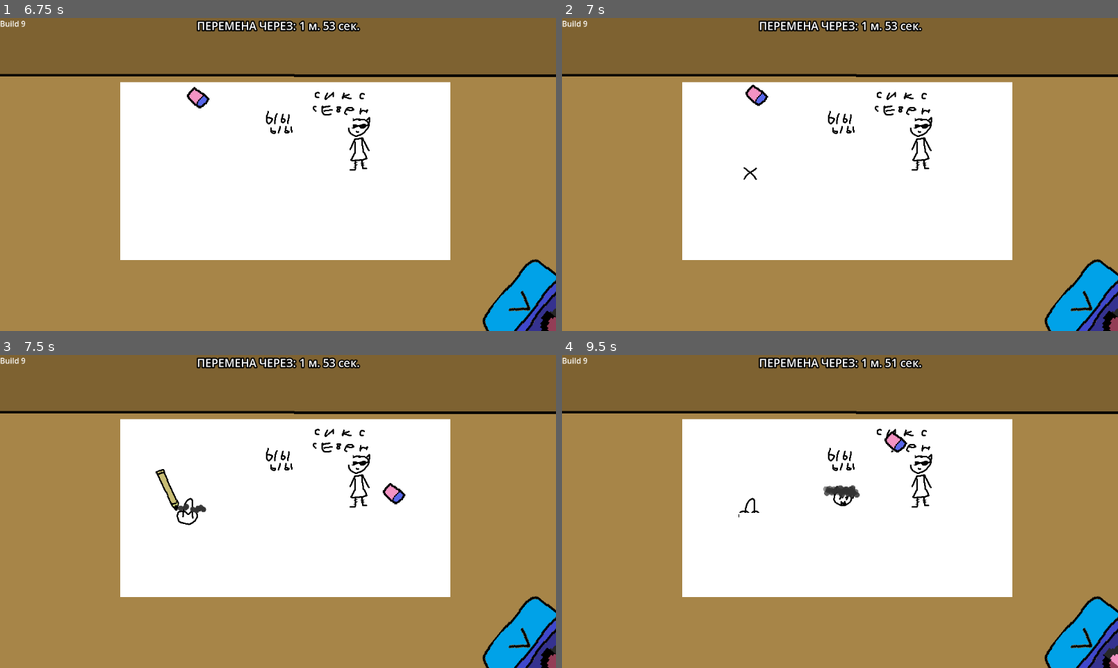
Above: before the commit, frames 1-4 (two rows, left to right).
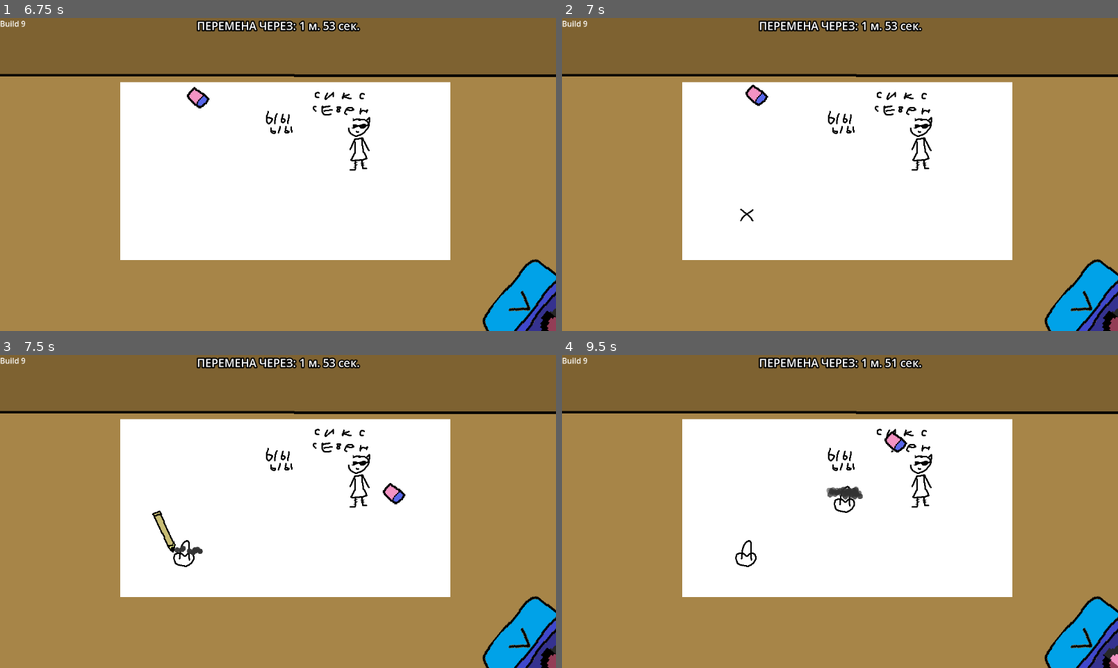
Above: after the commit, the same moments.

Repository: AmongRyzh/maxter-s-jam-2026
Game: Godot game, scene res://gameplay.tscn
The game is run twice, just before and just after one commit, with the same random seed, the same clock (stepped at 60 frames per second) and the same inputs. The engine's default icon, where the game draws it, is replaced by a stand-in: a white triangle on a blue panel in a dark square.
Inputs (mouse positions are in pixels of both pictures, inside the frame that each line leads up to):
- Up to frame 1 (6.75 s): click "Начать" at 0.5 s; move the mouse to (517, 299) at 1.27 s; click (517, 299) at 1.42 s; move the mouse to (422, 227) at 2.02 s; click (422, 227) at 2.17 s; move the mouse to (333, 105) at 2.77 s; click (333, 105) at 2.92 s; move the mouse to (250, 237) at 3.52 s; click (250, 237) at 3.67 s; move the mouse to (444, 221) at 4.27 s; click (444, 221) at 4.42 s; move the mouse to (111, 127) at 5.02 s; click (111, 127) at 5.17 s; move the mouse to (305, 174) at 5.77 s; click (305, 174) at 5.92 s; move the mouse to (194, 96) at 6.52 s; click (194, 96) at 6.67 s
- Up to frame 2 (7 s): no input
- Up to frame 3 (7.5 s): tap Enter at 7.25 s; move the mouse to (400, 495) at 7.27 s; click (400, 495) at 7.42 s
- Up to frame 4 (9.5 s): move the mouse to (728, 527) at 8.02 s; click (728, 527) at 8.17 s; move the mouse to (895, 442) at 8.77 s; click (895, 442) at 8.92 s

Frame 1 is identical in both runs. In frame 2, less than 0.1% of the frame differs, in the area x 32-36%, y 47-66%; in frame 3, 0.8%, in the area x 27-38%, y 36-68%; in frame 4, 0.4%.

Commit message:
сфх-ы, фиксы по мелочи

Diff:
--- a/arc_projectile/additional_painter_image.tscn
+++ b/arc_projectile/additional_painter_image.tscn
@@ -4,6 +4,8 @@
 [ext_resource type="Script" uid="uid://bjgg4hau4g8qm" path="res://painter_image.gd" id="1_xm1sw"]
 [ext_resource type="Texture2D" uid="uid://dclgstmi4mv7i" path="res://dangers/danger_shadow.png" id="2_t1rr4"]
 [ext_resource type="Texture2D" uid="uid://bhwkir1c5lkxj" path="res://arc_projectile/additional_painter_image.png" id="3_o1q1y"]
+[ext_resource type="AudioStream" uid="uid://pkukuho6imha" path="res://sfx/падение.ogg" id="5_ar6na"]
+[ext_resource type="AudioStream" uid="uid://skjqs2qdav6v" path="res://sfx/untitled.ogg" id="6_46dwl"]
 
 [sub_resource type="CircleShape2D" id="CircleShape2D_njsjv"]
 radius = 30.594116
@@ -25,3 +27,12 @@
 [node name="CollisionShape2D" type="CollisionShape2D" parent="." unique_id=1362487608]
 shape = SubResource("CircleShape2D_njsjv")
 disabled = true
+
+[node name="FallSFX" type="AudioStreamPlayer2D" parent="." unique_id=175246664]
+stream = ExtResource("5_ar6na")
+autoplay = true
+bus = &"SFX"
+
+[node name="LandSFX" type="AudioStreamPlayer2D" parent="." unique_id=257787428]
+stream = ExtResource("6_46dwl")
+bus = &"SFX"
--- a/arc_projectile/arc_projectile.gd
+++ b/arc_projectile/arc_projectile.gd
@@ -36,6 +36,9 @@
 	move_and_slide()
 
 func _z_axis_less_than_zero():
+	if !landed:
+		$FallSFX.stop()
+		$LandSFX.play()
 	landed = true
 
 func launch_projectile(initial_pos: Vector2, direction: Vector2, desired_distance: float, desired_angle_deg: float):
--- a/arc_projectile/arc_projectile.tscn
+++ b/arc_projectile/arc_projectile.tscn
@@ -2,6 +2,8 @@
 
 [ext_resource type="Script" uid="uid://dovx7dr28qsj" path="res://arc_projectile/arc_projectile.gd" id="1_16jrj"]
 [ext_resource type="Texture2D" uid="uid://dclgstmi4mv7i" path="res://dangers/danger_shadow.png" id="2_337u2"]
+[ext_resource type="AudioStream" uid="uid://pkukuho6imha" path="res://sfx/падение.ogg" id="3_302jx"]
+[ext_resource type="AudioStream" uid="uid://skjqs2qdav6v" path="res://sfx/untitled.ogg" id="4_7uta3"]
 
 [sub_resource type="PlaceholderTexture2D" id="PlaceholderTexture2D_njsjv"]
 size = Vector2(64, 64)
@@ -21,3 +23,12 @@
 
 [node name="CollisionShape2D" type="CollisionShape2D" parent="." unique_id=350462484]
 shape = SubResource("RectangleShape2D_2gr5k")
+
+[node name="FallSFX" type="AudioStreamPlayer2D" parent="." unique_id=354948742]
+stream = ExtResource("3_302jx")
+autoplay = true
+bus = &"SFX"
+
+[node name="LandSFX" type="AudioStreamPlayer2D" parent="." unique_id=1801764865]
+stream = ExtResource("4_7uta3")
+bus = &"SFX"
--- a/dangers/paper_ball/paper_ball.gd
+++ b/dangers/paper_ball/paper_ball.gd
@@ -34,6 +34,9 @@
 
 func _z_axis_less_than_zero():
 	if !landed:
+		$FallSFX.stop()
+		$LandSFX.play()
+
 		$CollisionShape2D.disabled = false
 		landed = true
 		await get_tree().process_frame
--- a/dangers/paper_ball/paper_ball.tscn
+++ b/dangers/paper_ball/paper_ball.tscn
@@ -3,6 +3,8 @@
 [ext_resource type="Script" uid="uid://bm36orw1mffgd" path="res://dangers/paper_ball/paper_ball.gd" id="1_s7qe7"]
 [ext_resource type="Texture2D" uid="uid://biwwtv4ht1cgd" path="res://dangers/paper_ball/paper_ball.png" id="2_s7qe7"]
 [ext_resource type="Texture2D" uid="uid://dclgstmi4mv7i" path="res://dangers/danger_shadow.png" id="2_ufjfl"]
+[ext_resource type="AudioStream" uid="uid://pkukuho6imha" path="res://sfx/падение.ogg" id="4_p0cks"]
+[ext_resource type="AudioStream" uid="uid://skjqs2qdav6v" path="res://sfx/untitled.ogg" id="5_murr2"]
 
 [sub_resource type="CapsuleShape2D" id="CapsuleShape2D_6ggbv"]
 radius = 19.0
@@ -33,3 +35,12 @@
 rotation = -1.5707964
 shape = SubResource("CapsuleShape2D_s7qe7")
 disabled = true
+
+[node name="FallSFX" type="AudioStreamPlayer2D" parent="." unique_id=1901561912]
+stream = ExtResource("4_p0cks")
+autoplay = true
+bus = &"SFX"
+
+[node name="LandSFX" type="AudioStreamPlayer2D" parent="." unique_id=633639982]
+stream = ExtResource("5_murr2")
+bus = &"SFX"
--- a/dangers/paper_plane/paper_plane.tscn
+++ b/dangers/paper_plane/paper_plane.tscn
@@ -2,6 +2,7 @@
 
 [ext_resource type="Script" uid="uid://chlht28lxh4qk" path="res://dangers/paper_plane/paper_plane.gd" id="1_mgh1e"]
 [ext_resource type="Texture2D" uid="uid://bytbsnsowauqw" path="res://dangers/paper_plane/paper_plane.png" id="2_c7bj2"]
+[ext_resource type="AudioStream" uid="uid://pkukuho6imha" path="res://sfx/падение.ogg" id="2_tldxh"]
 
 [sub_resource type="CircleShape2D" id="CircleShape2D_mgh1e"]
 radius = 58.00862
@@ -10,6 +11,10 @@
 script = ExtResource("1_mgh1e")
 speed = 700.0
 
+[node name="Падение" type="AudioStreamPlayer2D" parent="." unique_id=2005800165]
+stream = ExtResource("2_tldxh")
+autoplay = true
+
 [node name="Sprite2D" type="Sprite2D" parent="." unique_id=344651925]
 texture = ExtResource("2_c7bj2")
 
--- a/gameplay.gd
+++ b/gameplay.gd
@@ -142,10 +142,13 @@
 
 	var all_painter_images := get_all_painter_images()
 
-	var painter_image : PainterImage = all_painter_images.pick_random()
+	var painter_image : PainterImage
 
 	var position : Vector2
+
 	for i in 10:
+		painter_image = all_painter_images.pick_random()
+
 		position = Vector2(
 			randf_range(0, painter_image.img_size.x - bad_text.get_width()),
 			randf_range(0, painter_image.img_size.y - bad_text.get_height()))
@@ -384,13 +387,16 @@
 		var rand_1 = randi_range(0, 1)
 		var rand_2 = randi_range(0, 1)
 
+		var condition_x : bool = eraser.position.x > get_viewport().get_visible_rect().size.x / 2 if eraser else rand_2 == 0
+		var condition_y : bool = eraser.position.y > get_viewport().get_visible_rect().size.y / 2 if eraser else rand_2 == 0
+
 		match rand_1:
 			0:
-				initial_pos.x = -100 if rand_2 == 0 else get_viewport().get_visible_rect().size.x + 100
+				initial_pos.x = -100 if condition_x else get_viewport().get_visible_rect().size.x + 100
 				initial_pos.y = randf_range(0, get_viewport().get_visible_rect().size.y)
 			1:
 				initial_pos.x = randf_range(0, get_viewport().get_visible_rect().size.x)
-				initial_pos.y = -100 if rand_2 == 0 else get_viewport().get_visible_rect().size.y + 100
+				initial_pos.y = -100 if condition_y else get_viewport().get_visible_rect().size.y + 100
 
 		danger.global_position = initial_pos
 		danger.target_direction = initial_pos.direction_to(target_pos)
--- a/gameplay.tscn
+++ b/gameplay.tscn
@@ -17,6 +17,7 @@
 [ext_resource type="AudioStream" uid="uid://cc58id33lp8fw" path="res://sfx/получение урона.ogg" id="10_0kugc"]
 [ext_resource type="Texture2D" uid="uid://b3bj2a1schior" path="res://teacher/teacher_looking.png" id="10_1qy1k"]
 [ext_resource type="AudioStream" uid="uid://ye84bmrxn5ps" path="res://sfx/death_by_teacher.ogg" id="10_hwi80"]
+[ext_resource type="AudioStream" uid="uid://b558r2vbswimk" path="res://sfx/monster_death.ogg" id="10_j6kuv"]
 [ext_resource type="Script" uid="uid://syvtw10xqyxe" path="res://teacher/teacher.gd" id="11_3n40r"]
 [ext_resource type="Texture2D" uid="uid://b5ofoqnche52t" path="res://teacher/teacher_not_looking.png" id="12_45aep"]
 [ext_resource type="AudioStream" uid="uid://6d62qaxhox2c" path="res://sfx/peremena.ogg" id="13_tyrfw"]
@@ -75,6 +76,9 @@
 
 [node name="SFX" type="Node2D" parent="." unique_id=1207665058]
 
+[node name="monster_death" type="AudioStreamPlayer" parent="SFX" unique_id=928005546]
+stream = ExtResource("10_j6kuv")
+
 [node name="death_by_teacher" type="AudioStreamPlayer" parent="SFX" unique_id=303859406]
 stream = ExtResource("10_hwi80")
 bus = &"SFX"
--- a/monster/monster.gd
+++ b/monster/monster.gd
@@ -25,6 +25,7 @@
 	#print(get_tree().current_scene.get_opaque_pixel_count($Sprite2D.texture))
 	var opaque_pixel_count : int = get_tree().current_scene.get_opaque_pixel_count($Sprite2D.texture)
 	if opaque_pixel_count <= min_opaque_pixel_count:
+		get_tree().current_scene.play_sfx_by_name('monster_death')
 		queue_free()
 
 func _cooldown_timer_timeout():
--- a/monster/monster.tscn
+++ b/monster/monster.tscn
@@ -2,6 +2,7 @@
 
 [ext_resource type="Script" uid="uid://c5npsea3uwfeo" path="res://monster/monster.gd" id="1_okp8s"]
 [ext_resource type="Texture2D" uid="uid://dbrxfsvjk2q7l" path="res://monster/monster.png" id="2_2k2s0"]
+[ext_resource type="AudioStream" uid="uid://y4uvjs6twlfr" path="res://sfx/monster.ogg" id="2_ck3l0"]
 [ext_resource type="Script" uid="uid://bjgg4hau4g8qm" path="res://painter_image.gd" id="2_gsx7y"]
 
 [sub_resource type="RectangleShape2D" id="RectangleShape2D_0g571"]
@@ -12,6 +13,11 @@
 script = ExtResource("1_okp8s")
 speed = 450.0
 min_opaque_pixel_count = 130
+
+[node name="Monster" type="AudioStreamPlayer2D" parent="." unique_id=1553668331]
+stream = ExtResource("2_ck3l0")
+autoplay = true
+bus = &"SFX"
 
 [node name="CollisionShape2D" type="CollisionShape2D" parent="." unique_id=140659944]
 shape = SubResource("RectangleShape2D_0g571")
--- a/pencil_case/pencil_case.tscn
+++ b/pencil_case/pencil_case.tscn
@@ -20,15 +20,17 @@
 
 [node name="TakeEraser" type="AudioStreamPlayer" parent="." unique_id=408226653]
 stream = ExtResource("2_sa853")
-volume_db = 10.0
+volume_db = 3.11
 bus = &"SFX"
 
 [node name="CaseClose" type="AudioStreamPlayer" parent="." unique_id=865994339]
 stream = ExtResource("2_v4d27")
+volume_db = -9.664
 bus = &"SFX"
 
 [node name="CaseOpen" type="AudioStreamPlayer" parent="." unique_id=84516875]
 stream = ExtResource("3_sa853")
+volume_db = -9.664
 bus = &"SFX"
 
 [node name="Sprite2D" type="Sprite2D" parent="." unique_id=1772163185]
Not shown, added: sfx/monster.ogg.import
Not shown, added: sfx/monster_death.ogg.import
Not shown, added: sfx/untitled.ogg.import
Not shown, added: sfx/падение.ogg.import
Not shown, added: sfx/monster.ogg
Not shown, added: sfx/monster_death.ogg
Not shown, added: sfx/untitled.ogg
Not shown, added: sfx/падение.ogg
